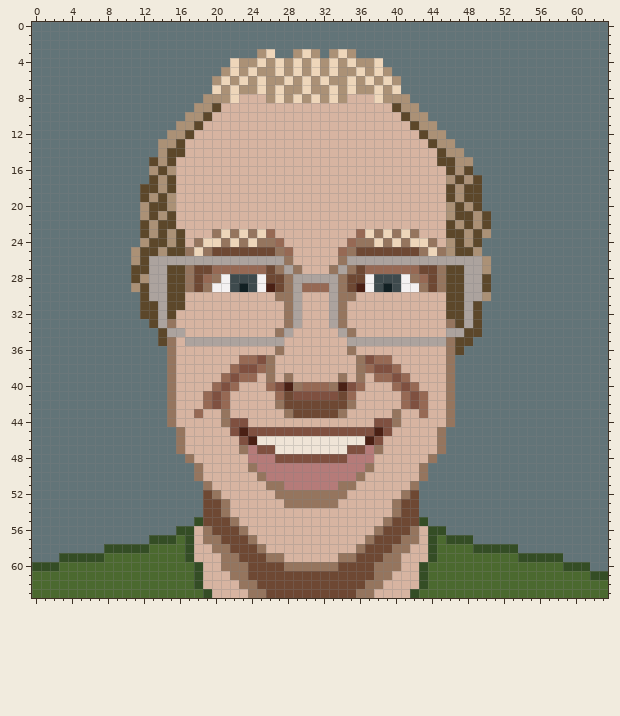
Two states of a pixel-art file, self-portrait-2.aseprite. That is the earlier state.
64x64 pixels, 1 frame.
After the commit:
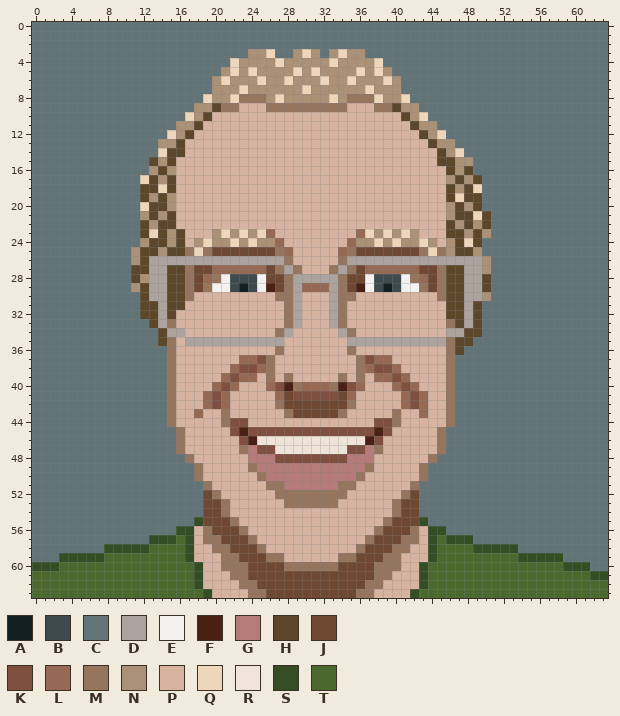
Palette (. is transparent): A #122023  B #3e4a4d  C #627478  D #aca39e  E #f4f1f1  F #4a2014  G #b57b79  H #5c472a  J #6e4833  K #7f5040  L #966954  M #95755e  N #ab9176  P #d7b4a1  Q #eed6ba  R #efe4d7  S #344d25  T #4b692f
Commit: Add enlarged versions of self portraits.
Change:
{"where": "layer \"Layer 2\""}
{"y":3,"x":24,"old":"C","new":"N"}
{"y":3,"x":36,"old":"C","new":"N"}
{"y":4,"x":25,"old":"Q","new":"N"}
{"y":4,"x":29,"old":"Q","new":"N"}
{"y":4,"x":31,"old":"Q","new":"N"}
{"y":4,"x":35,"old":"Q","new":"N"}
{"y":5,"x":27,"old":"Q","new":"N"}
{"y":5,"x":33,"old":"Q","new":"N"}
{"y":6,"x":23,"old":"Q","new":"N"}
{"y":6,"x":30,"old":"Q","new":"N"}
{"y":6,"x":37,"old":"Q","new":"N"}
{"y":7,"x":20,"old":"Q","new":"N"}
{"y":7,"x":22,"old":"QN","new":"NQ"}
{"y":7,"x":25,"old":"Q","new":"N"}
{"y":7,"x":27,"old":"Q","new":"N"}
{"y":7,"x":33,"old":"Q","new":"N"}
{"y":7,"x":35,"old":"Q","new":"N"}
{"y":7,"x":37,"old":"NQ","new":"QN"}
{"y":7,"x":40,"old":"Q","new":"N"}
{"y":8,"x":19,"old":"N","new":"Q"}
{"y":8,"x":23,"old":"PPP","new":"MMM"}
{"y":8,"x":29,"old":"Q","new":"N"}
{"y":8,"x":31,"old":"Q","new":"N"}
{"y":8,"x":35,"old":"PPP","new":"MMM"}
{"y":8,"x":41,"old":"N","new":"Q"}
{"y":9,"x":21,"old":"PP","new":"MM"}
{"y":9,"x":26,"old":"PPPPPPPPP","new":"MMMMMMMMM"}
{"y":9,"x":38,"old":"PP","new":"MM"}
{"y":10,"x":17,"old":"N","new":"Q"}
{"y":10,"x":43,"old":"N","new":"Q"}
{"y":12,"x":15,"old":"N","new":"Q"}
{"y":12,"x":45,"old":"N","new":"Q"}
{"y":14,"x":14,"old":"N","new":"Q"}
{"y":14,"x":47,"old":"N","new":"Q"}
{"y":17,"x":12,"old":"C","new":"Q"}
{"y":18,"x":14,"old":"N","new":"Q"}
{"y":18,"x":49,"old":"H","new":"Q"}
{"y":19,"x":47,"old":"N","new":"Q"}
{"y":20,"x":12,"old":"N","new":"Q"}
{"y":21,"x":49,"old":"N","new":"Q"}
{"y":23,"x":13,"old":"N","new":"Q"}
{"y":23,"x":20,"old":"M","new":"N"}
{"y":23,"x":22,"old":"M","new":"N"}
{"y":23,"x":24,"old":"M","new":"N"}
{"y":23,"x":38,"old":"M","new":"N"}
{"y":23,"x":40,"old":"M","new":"N"}
{"y":23,"x":42,"old":"M","new":"N"}
{"y":24,"x":18,"old":"M","new":"N"}
{"y":24,"x":20,"old":"QM","new":"NN"}
{"y":24,"x":23,"old":"M","new":"N"}
{"y":24,"x":25,"old":"MM","new":"NN"}
{"y":24,"x":36,"old":"MM","new":"NN"}
{"y":24,"x":39,"old":"M","new":"N"}
{"y":24,"x":41,"old":"MQ","new":"NN"}
{"y":24,"x":44,"old":"M","new":"N"}
{"y":24,"x":48,"old":"N","new":"Q"}
{"y":30,"x":17,"old":"P","new":"M"}
{"y":30,"x":45,"old":"P","new":"M"}
